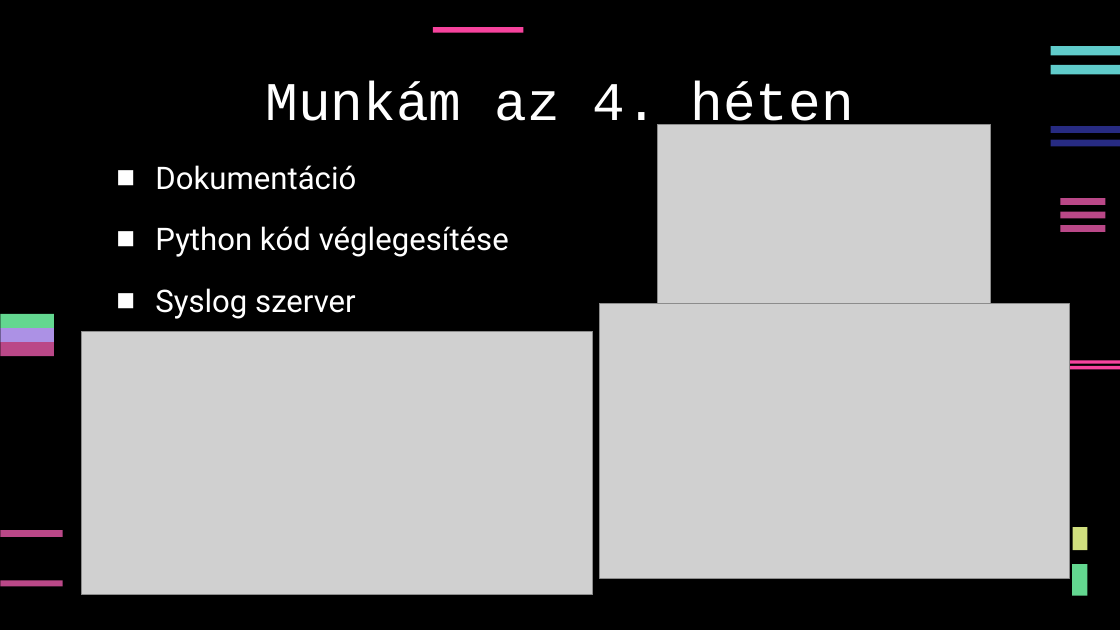
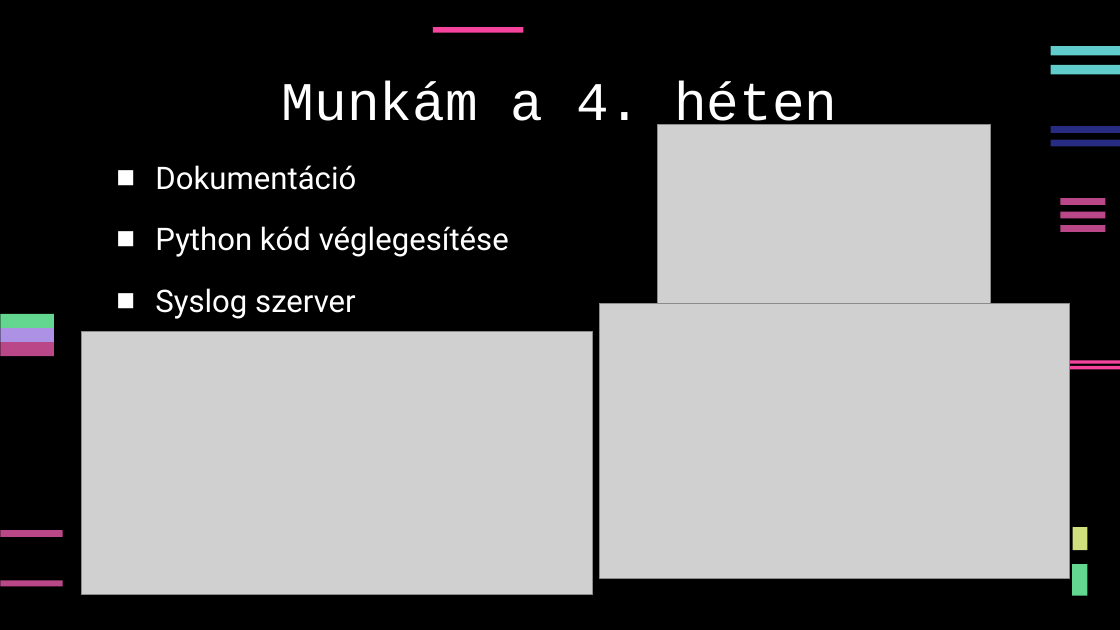
Before and after one commit to Cziperlan/Hyperion, a slide deck: slide 13 of Projekt_Hyperion-Laczkó_Dávid.pptx. Drawn at 1120x630 pixels with LibreOffice and Linux fonts; fonts in the diff are those of the drawing; grey boxes stand for pictures; background and template pictures are left out. Boxes give left, top, right and bottom in pixels: in the first picture for what was removed or moved away, otherwise in the second. Text is boxed around its words. In the diff, an @@ line names an element or a change of style, - is before the commit and + after.

```diff
--- a/Projekt_Hyperion-Laczkó_Dávid.pptx
+++ b/Projekt_Hyperion-Laczkó_Dávid.pptx
@@ title at (x1=282, y1=81, x2=837, y2=135): text changed @@
-Munkám az 4. héten
+Munkám a 4. héten
```
Also in this commit, not shown: 5 other slides changed.
